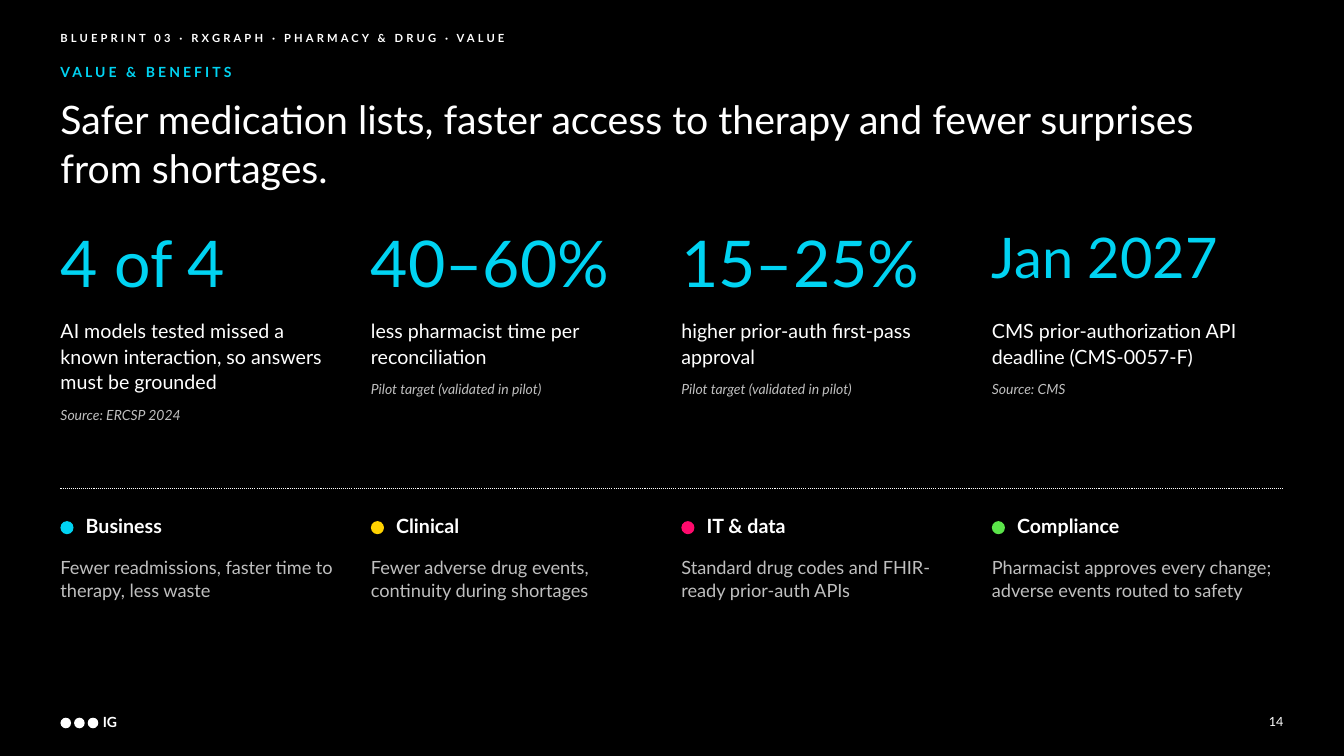
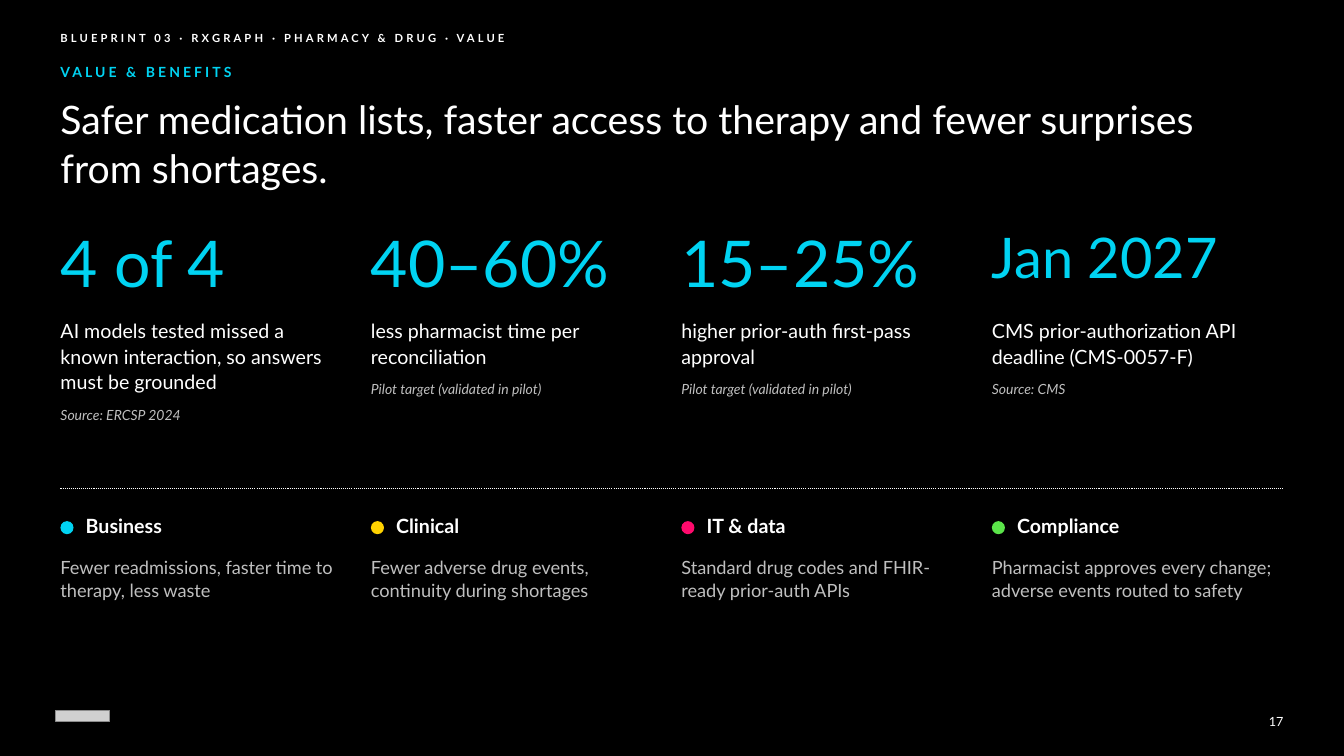
Before and after one commit to chintasurya/HealthcareCasestudies, a slide deck: slide 17 of deck/IG_Healthcare_AI_Solution_Blueprints.pptx (slide 14 before the commit). Drawn at 1344x756 pixels with LibreOffice and Linux fonts; fonts in the diff are those of the drawing; grey boxes stand for pictures. Boxes give left, top, right and bottom in pixels: in the first picture for what was removed or moved away, otherwise in the second. Text is boxed around its words. In the diff, an @@ line names an element or a change of style, - is before the commit and + after.

```diff
--- a/deck/IG_Healthcare_AI_Solution_Blueprints.pptx
+++ b/deck/IG_Healthcare_AI_Solution_Blueprints.pptx
@@ picture added at [55,711,110,722] @@
@@ ellipse removed at [60,718,71,728] @@
@@ ellipse removed at [74,718,84,728] @@
@@ ellipse removed at [88,718,98,728] @@
@@ text removed at [103,716,117,727] @@
-IG
@@ text at [1269,717,1284,726]: text changed @@
-14
+17
```
Also in this commit, not shown: 21 other slides changed, 9 slides added, 4 other files.
